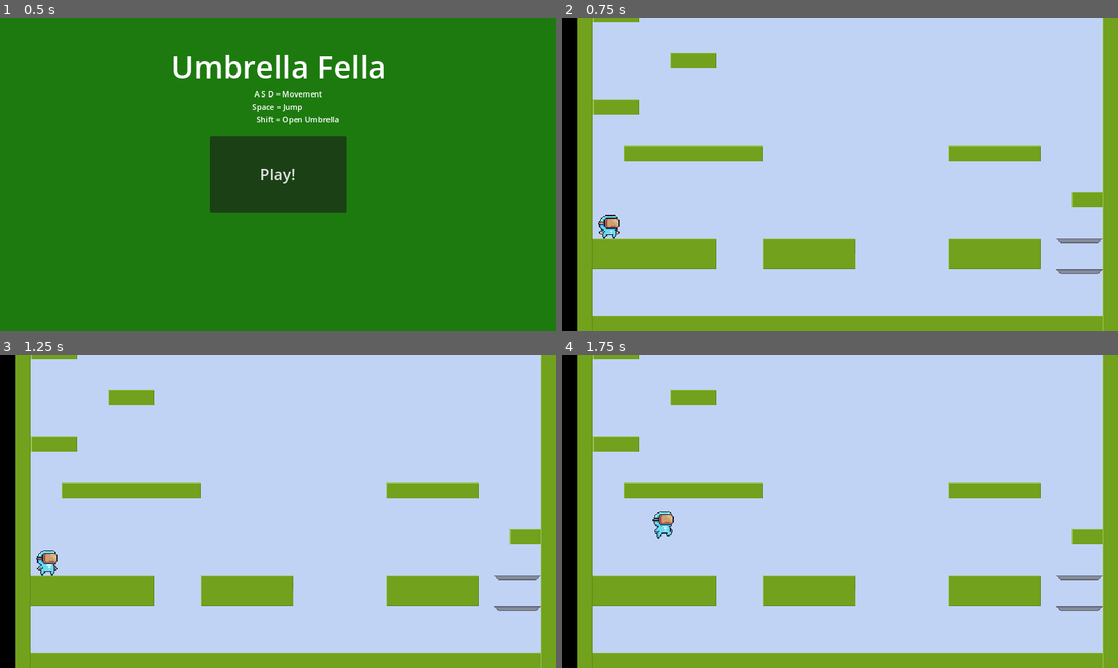
Above: before the commit, frames 1-4 (two rows, left to right).
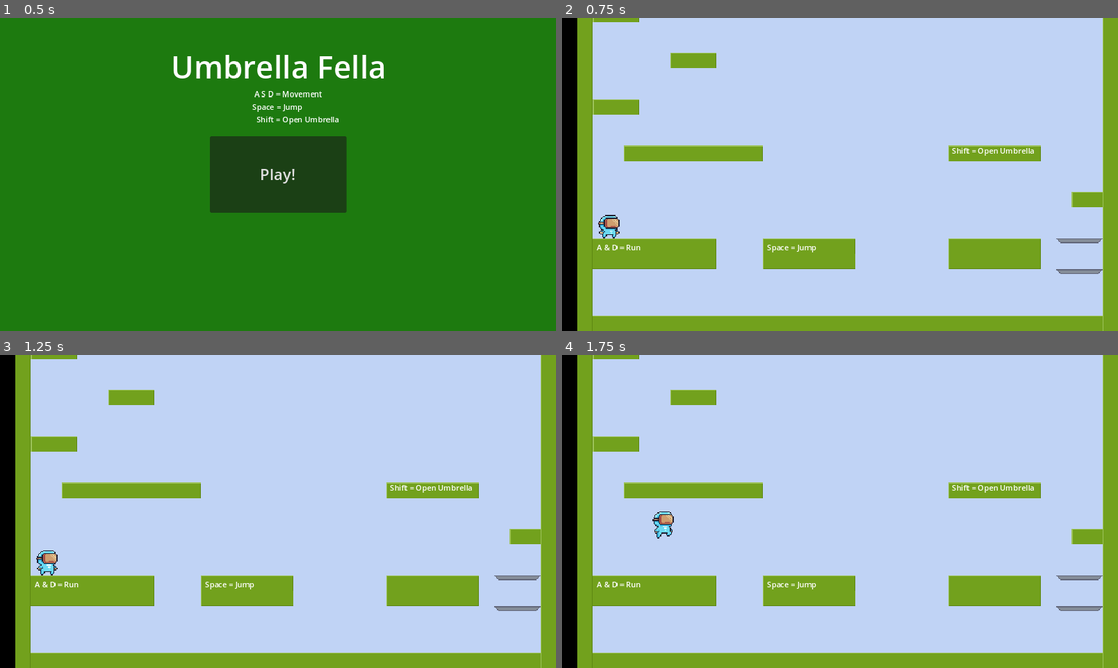
Above: after the commit, the same moments.

Repository: spilth/umbrella-fella
Game: Godot game, scene res://scenes/menu.tscn
Two runs of this game, one before a commit and one after it. Both use one fixed random seed, a clock stepped at 60 frames per second and the inputs below. Before the commit the project starts from res://main.tscn.
Inputs:
- Up to frame 1 (0.5 s): no input
- Up to frame 2 (0.75 s): click "Play!" at 0.5 s
- Up to frame 3 (1.25 s): no input
- Up to frame 4 (1.75 s): hold D (Right) from 1.28 s (still down); hold P (Block) from 1.28 s (still down); tap Space (Jump) at 1.52 s; tap Shift (Open Umbrella) at 1.55 s

Frame 1 is identical in both runs. In frame 2, 0.3% of the frame differs, in the area x 6-85%, y 41-75%; in frame 3, 0.3%; in frame 4, 0.3%.

Commit message:
Organize files and scripts better

Diff:
--- a/PlayButton.gd
+++ /dev/null
@@ -1,4 +0,0 @@
-extends Button
-
-func _on_pressed():
-	get_tree().change_scene_to_file("res://level1.tscn")
--- a/project.godot
+++ b/project.godot
@@ -10,8 +10,8 @@
 
 [application]
 
-config/name="Umbrella Fella"
-run/main_scene="res://main.tscn"
+config/name="Umbrella"
+run/main_scene="res://scenes/menu.tscn"
 config/features=PackedStringArray("4.2", "GL Compatibility")
 config/icon="res://icon.svg"
 
--- /dev/null
+++ b/scenes/ending.gd
@@ -0,0 +1,4 @@
+extends Node
+
+func _on_button_pressed():
+	get_tree().change_scene_to_file("res://scenes/level1.tscn")
--- a/ending.tscn
+++ b/scenes/ending.tscn
@@ -1,8 +1,9 @@
 [gd_scene load_steps=2 format=3 uid="uid://buaif1wcbhyvs"]
 
-[ext_resource type="Script" path="res://PlayButton.gd" id="1_dnlm7"]
+[ext_resource type="Script" path="res://scenes/ending.gd" id="1_l443l"]
 
 [node name="Node" type="Node"]
+script = ExtResource("1_l443l")
 
 [node name="ColorRect" type="ColorRect" parent="."]
 anchors_preset = 15
@@ -19,7 +20,6 @@
 offset_bottom = 485.0
 action_mode = 0
 text = "Play again!"
-script = ExtResource("1_dnlm7")
 
 [node name="RichTextLabel" type="RichTextLabel" parent="."]
 offset_left = 123.0
@@ -29,4 +29,4 @@
 theme_override_font_sizes/normal_font_size = 128
 text = "You have won!"
 
-[connection signal="pressed" from="Button" to="Button" method="_on_pressed"]
+[connection signal="pressed" from="Button" to="." method="_on_button_pressed"]
--- a/scenes/goal.tscn
+++ b/scenes/goal.tscn
@@ -1,7 +1,7 @@
 [gd_scene load_steps=4 format=3 uid="uid://drow2c7r2l2uw"]
 
-[ext_resource type="Script" path="res://scenes/Goal.gd" id="1_fdrgj"]
-[ext_resource type="Texture2D" uid="uid://0ywf7783k7g5" path="res://End (Idle).png" id="2_epdsa"]
+[ext_resource type="Script" path="res://scenes/goal.gd" id="1_fdrgj"]
+[ext_resource type="Texture2D" uid="uid://0ywf7783k7g5" path="res://graphics/End (Idle).png" id="2_epdsa"]
 
 [sub_resource type="RectangleShape2D" id="RectangleShape2D_gmvfn"]
 size = Vector2(64, 96)
--- a/level1.tscn
+++ b/scenes/level1.tscn
@@ -1,11 +1,11 @@
 [gd_scene load_steps=11 format=3 uid="uid://dxtmt0ipl4xtw"]
 
-[ext_resource type="Texture2D" uid="uid://6e4y124786go" path="res://background.png" id="1_bnny8"]
-[ext_resource type="Texture2D" uid="uid://bymyxl2g1ia2o" path="res://Terrain (16x16).png" id="2_4ygg5"]
+[ext_resource type="Texture2D" uid="uid://6e4y124786go" path="res://graphics/background.png" id="1_bnny8"]
+[ext_resource type="Texture2D" uid="uid://bymyxl2g1ia2o" path="res://graphics/Terrain (16x16).png" id="2_4ygg5"]
 [ext_resource type="PackedScene" uid="uid://d1kenyvvg6wo2" path="res://scenes/player.tscn" id="3_xbl0f"]
-[ext_resource type="AudioStream" uid="uid://durfm5mf3juj3" path="res://music.mp3" id="4_ta1r8"]
+[ext_resource type="AudioStream" uid="uid://durfm5mf3juj3" path="res://audio/music/level1.mp3" id="4_ta1r8"]
 [ext_resource type="PackedScene" uid="uid://drow2c7r2l2uw" path="res://scenes/goal.tscn" id="5_7k0qf"]
-[ext_resource type="PackedScene" uid="uid://buaif1wcbhyvs" path="res://ending.tscn" id="6_r8q64"]
+[ext_resource type="PackedScene" uid="uid://buaif1wcbhyvs" path="res://scenes/ending.tscn" id="6_r8q64"]
 
 [sub_resource type="TileMapPattern" id="TileMapPattern_r740i"]
 tile_data = PackedInt32Array(0, 1114112, 4, 65536, 1114112, 6, 1, 1179648, 4, 65537, 1179648, 6, 2, 1245184, 4, 65538, 1245184, 6)
@@ -645,3 +645,24 @@
 [node name="Goal" parent="." instance=ExtResource("5_7k0qf")]
 position = Vector2(1038, 179)
 destination = ExtResource("6_r8q64")
+
+[node name="RunLabel" type="Label" parent="."]
+offset_left = 40.0
+offset_top = 808.0
+offset_right = 136.0
+offset_bottom = 831.0
+text = "A & D = Run"
+
+[node name="JumpLabel" type="Label" parent="."]
+offset_left = 392.0
+offset_top = 808.0
+offset_right = 488.0
+offset_bottom = 831.0
+text = "Space = Jump"
+
+[node name="FloatLabel" type="Label" parent="."]
+offset_left = 776.0
+offset_top = 608.0
+offset_right = 879.0
+offset_bottom = 639.0
+text = "Shift = Open Umbrella"
--- /dev/null
+++ b/scenes/menu.gd
@@ -0,0 +1,4 @@
+extends Node
+
+func _on_button_pressed():
+	get_tree().change_scene_to_file("res://scenes/level1.tscn")
--- a/main.tscn
+++ b/scenes/menu.tscn
@@ -1,9 +1,10 @@
 [gd_scene load_steps=3 format=3 uid="uid://xyxckdkgbf66"]
 
-[ext_resource type="Script" path="res://PlayButton.gd" id="1_fweyu"]
-[ext_resource type="AudioStream" uid="uid://c5hedygfpr5p8" path="res://Main Menu.mp3" id="2_81f7c"]
+[ext_resource type="Script" path="res://scenes/menu.gd" id="1_061r3"]
+[ext_resource type="AudioStream" uid="uid://c5hedygfpr5p8" path="res://audio/music/menu.mp3" id="3_bpixi"]
 
 [node name="Node" type="Node"]
+script = ExtResource("1_061r3")
 
 [node name="ColorRect" type="ColorRect" parent="."]
 anchors_preset = 15
@@ -28,7 +29,6 @@
 theme_override_font_sizes/font_size = 32
 action_mode = 0
 text = "Play!"
-script = ExtResource("1_fweyu")
 
 [node name="Label" type="Label" parent="."]
 anchors_preset = 5
@@ -56,8 +56,8 @@
   Shift = Open Umbrella"
 
 [node name="MainMenuMusic" type="AudioStreamPlayer2D" parent="."]
-stream = ExtResource("2_81f7c")
+stream = ExtResource("3_bpixi")
 autoplay = true
 bus = &"Music"
 
-[connection signal="pressed" from="Button" to="Button" method="_on_pressed"]
+[connection signal="pressed" from="Button" to="." method="_on_button_pressed"]
--- a/scenes/player.tscn
+++ b/scenes/player.tscn
@@ -1,13 +1,13 @@
 [gd_scene load_steps=34 format=3 uid="uid://d1kenyvvg6wo2"]
 
-[ext_resource type="Script" path="res://character_body_2d.gd" id="1_vgf6t"]
-[ext_resource type="Texture2D" uid="uid://45pr5u6ugh73" path="res://Block (32x32).png" id="2_j0m0m"]
-[ext_resource type="Texture2D" uid="uid://r7b7nckc1ntf" path="res://Idle (32x32).png" id="3_85jkk"]
-[ext_resource type="Texture2D" uid="uid://dsikvibrlrhwr" path="res://Jump (32x32).png" id="3_jvku2"]
-[ext_resource type="Texture2D" uid="uid://dbbqklybdd23n" path="res://Float (32x32).png" id="4_yn3jv"]
-[ext_resource type="Texture2D" uid="uid://cfckv1p5ee14r" path="res://Run (32x32).png" id="5_msah8"]
-[ext_resource type="AudioStream" uid="uid://chgivmx3tysgk" path="res://jump.wav" id="7_vqbet"]
-[ext_resource type="AudioStream" uid="uid://dvk2ywd3t03ba" path="res://float.wav" id="8_gq48v"]
+[ext_resource type="Script" path="res://scenes/player.gd" id="1_vgf6t"]
+[ext_resource type="Texture2D" uid="uid://45pr5u6ugh73" path="res://graphics/Block (32x32).png" id="2_j0m0m"]
+[ext_resource type="Texture2D" uid="uid://r7b7nckc1ntf" path="res://graphics/Idle (32x32).png" id="3_85jkk"]
+[ext_resource type="Texture2D" uid="uid://dsikvibrlrhwr" path="res://graphics/Jump (32x32).png" id="3_jvku2"]
+[ext_resource type="Texture2D" uid="uid://dbbqklybdd23n" path="res://graphics/Float (32x32).png" id="4_yn3jv"]
+[ext_resource type="Texture2D" uid="uid://cfckv1p5ee14r" path="res://graphics/Run (32x32).png" id="5_msah8"]
+[ext_resource type="AudioStream" uid="uid://chgivmx3tysgk" path="res://audio/effects/jump.wav" id="7_vqbet"]
+[ext_resource type="AudioStream" uid="uid://dvk2ywd3t03ba" path="res://audio/effects/float.wav" id="8_gq48v"]
 
 [sub_resource type="CapsuleShape2D" id="CapsuleShape2D_1nvyn"]
 radius = 11.0
Not shown, removed: Main Menu.mp3.import
Not shown, changed: audio/effects/float.wav.import
Not shown, changed: audio/effects/jump.wav.import
Not shown, added: audio/music/level1.mp3.import
Not shown, added: audio/music/menu.mp3.import
Renamed: Block (32x32).png -> graphics/Block (32x32).png
Not shown, changed: graphics/Block (32x32).png.import
Renamed: End (Idle).png -> graphics/End (Idle).png
Not shown, changed: graphics/End (Idle).png.import
Renamed: Float (32x32).png -> graphics/Float (32x32).png
Not shown, changed: graphics/Float (32x32).png.import
Renamed: Idle (32x32).png -> graphics/Idle (32x32).png
(and 15 more such lines)
